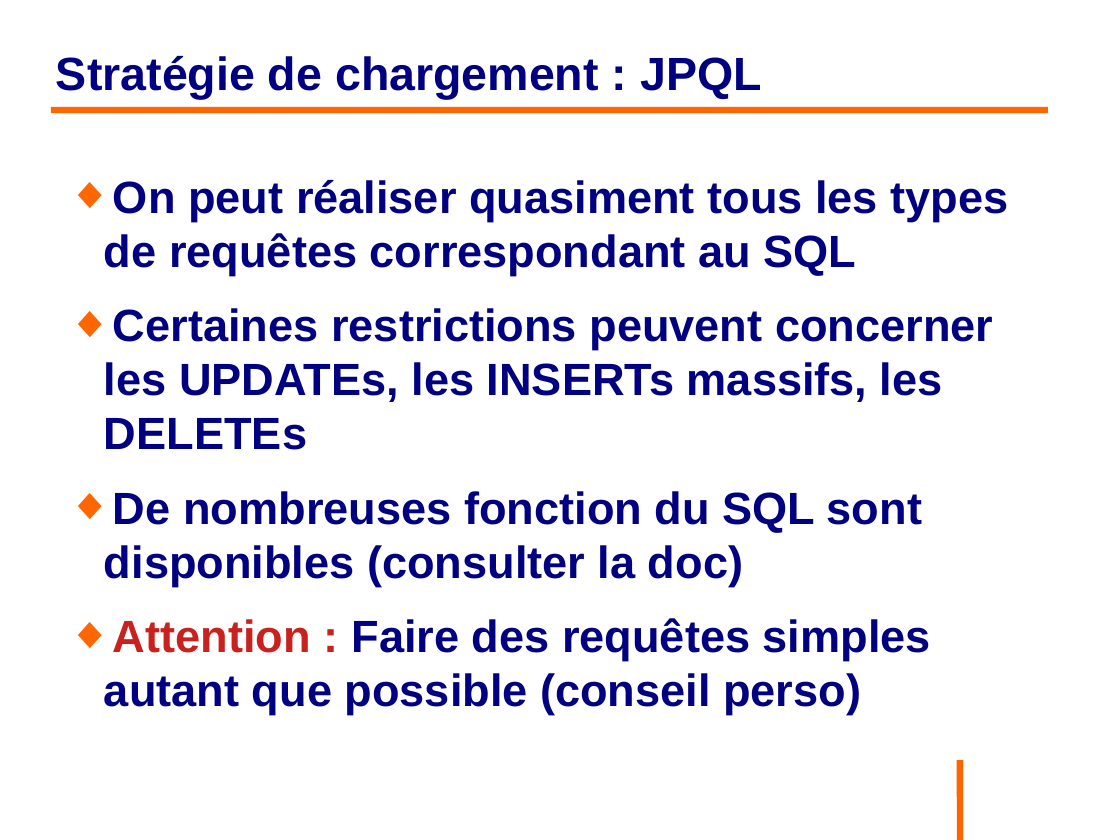
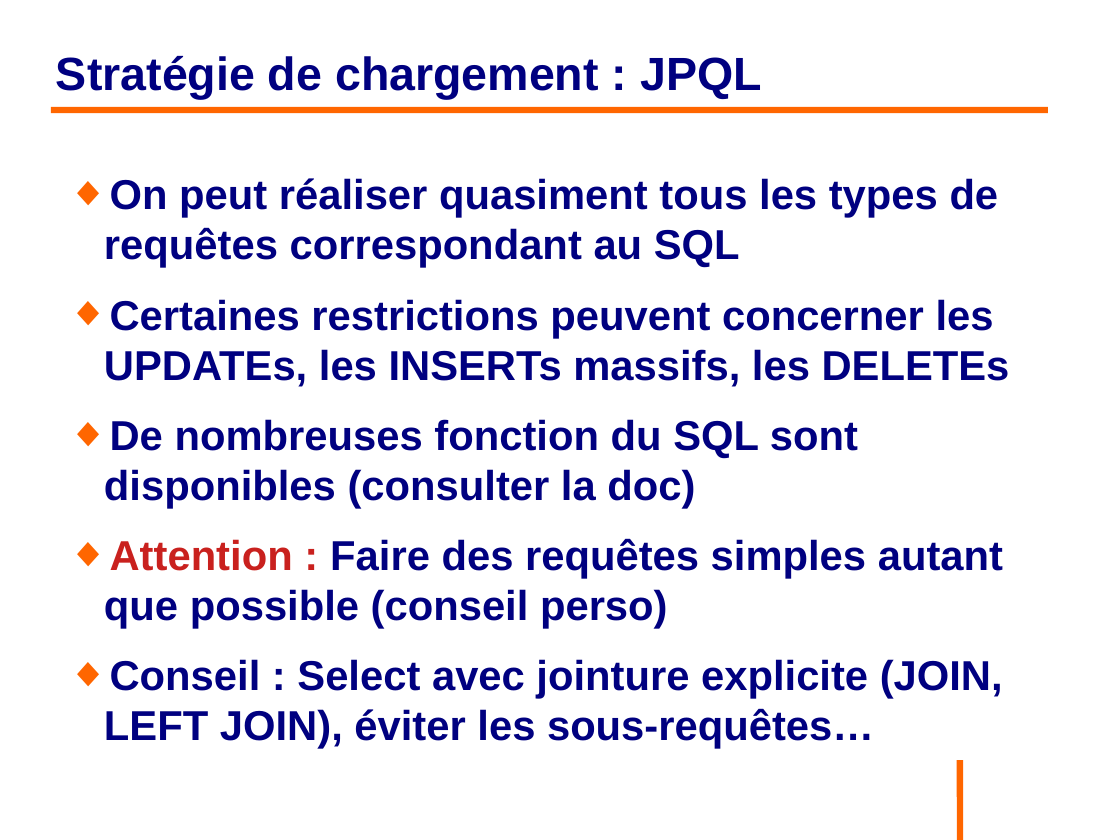
Before and after one commit to philphils/formation-hibernate-basique, a slide deck: slide 117 of Documentation/diapo_formation_hibernate.odp. Drawn at 1120x840 pixels with LibreOffice and Linux fonts; fonts in the diff are those of the drawing; background and template pictures are left out. Boxes give left, top, right and bottom in pixels: in the first picture for what was removed or moved away, otherwise in the second. Text is boxed around its words. In the diff, an @@ line names an element or a change of style, - is before the commit and + after.

```diff
--- a/Documentation/diapo_formation_hibernate.odp
+++ b/Documentation/diapo_formation_hibernate.odp
@@ text at (x1=104, y1=178, x2=1010, y2=629): size 32 to 29.6 pt in "On peut réaliser quasiment tous les types ...", "Certaines restrictions peuvent concerner les UPDATEs, les ...", "De nombreuses fonction du SQL sont disponibles ...", "Attention : Faire des requêtes simples autant ..." @@
@@ text at (x1=104, y1=659, x2=1003, y2=749): paragraph added @@
+◆ Conseil : Select avec jointure explicite (JOIN, LEFT JOIN), éviter les sous-requêtes…
```
Also in this commit, not shown: 17 other slides changed, 1 slide added, 1 slide removed.
